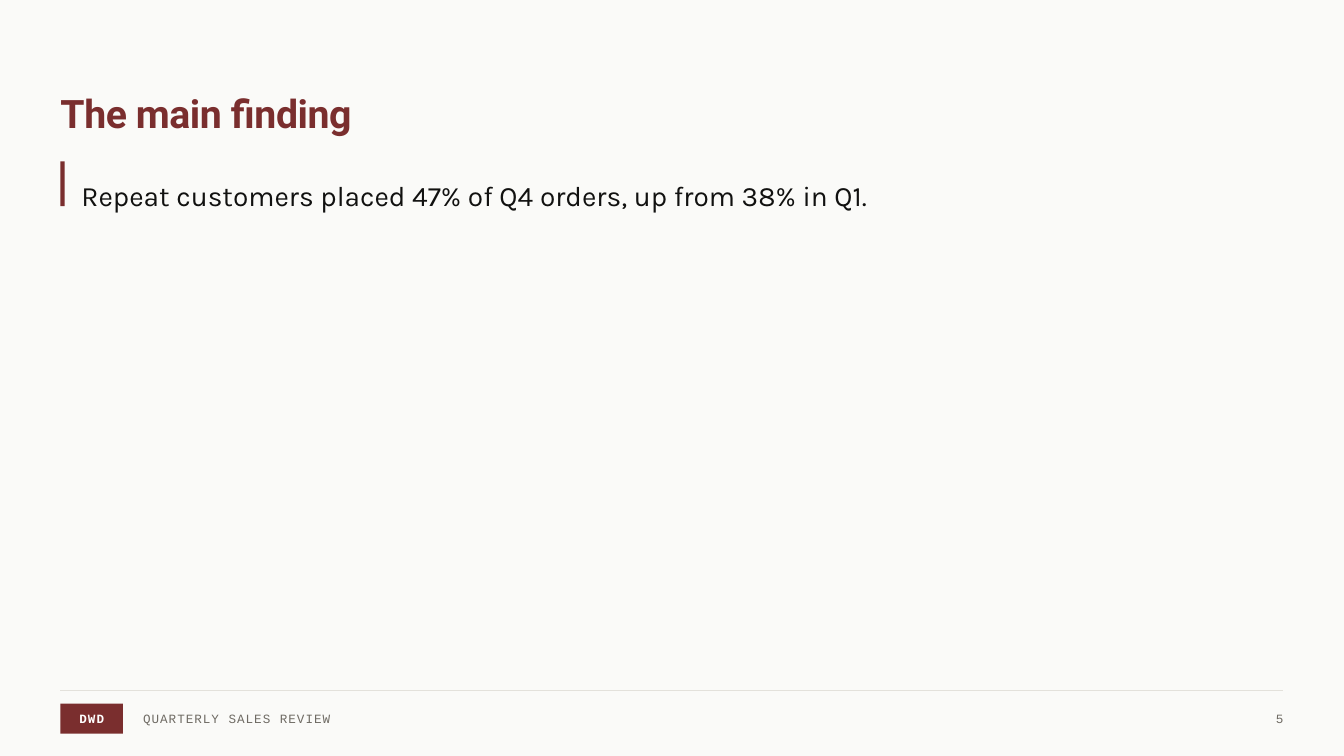
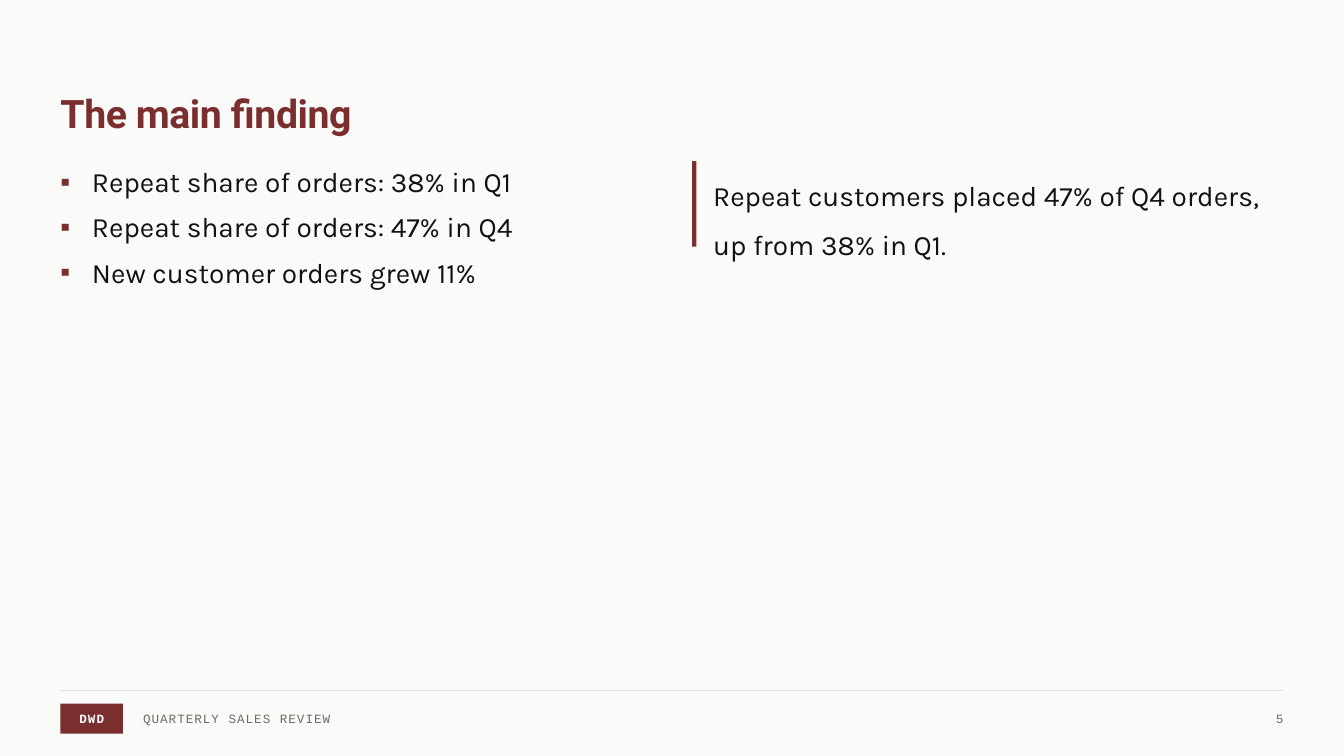
Before and after one commit to dillon-shearer/dwd-document-skill, a slide deck: slide 5 of assets/dwd-sample.pptx. Drawn at 1344x756 pixels with LibreOffice and Linux fonts; fonts in the diff are those of the drawing. Boxes give left, top, right and bottom in pixels: in the first picture for what was removed or moved away, otherwise in the second. Text is boxed around its words. In the diff, an @@ line names an element or a change of style, - is before the commit and + after.

```diff
--- a/assets/dwd-sample.pptx
+++ b/assets/dwd-sample.pptx
@@ rectangle removed at (x1=60, y1=161, x2=65, y2=206) @@
@@ text added at (x1=92, y1=172, x2=513, y2=290), 20 pt, text #111110 @@
+▪ Repeat share of orders: 38% in Q1
+▪ Repeat share of orders: 47% in Q4
+▪ New customer orders grew 11%
@@ rectangle added at (x1=693, y1=161, x2=697, y2=247), fill #7A2E2E @@
@@ text "Repeat customers placed 47% of ..." rewrapped from (x1=81, y1=186, x2=867, y2=213) to (x1=713, y1=186, x2=1259, y2=262) @@
```
Also in this commit, not shown: 2 other slides changed, 5 other files.
